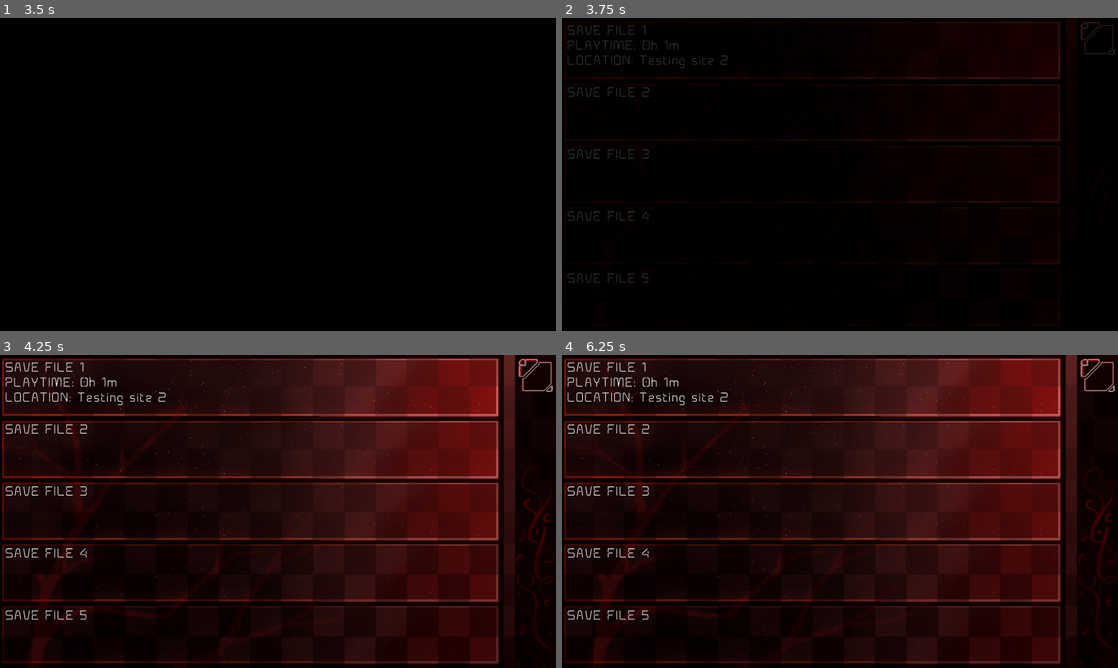
Above: before the commit, frames 1-4 (two rows, left to right).
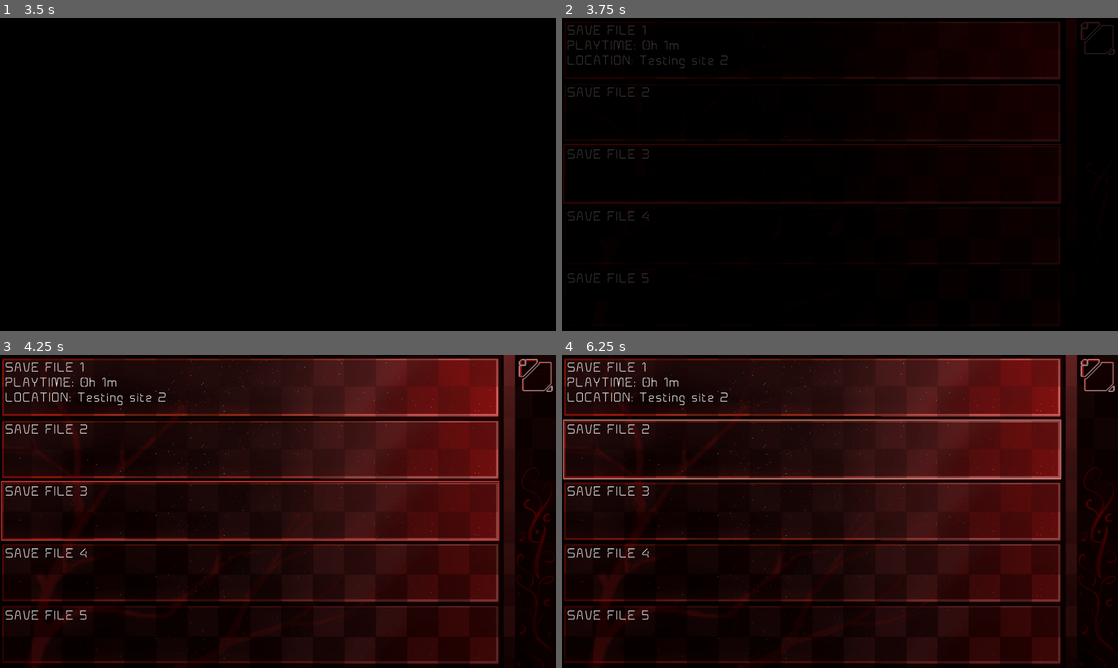
Above: after the commit, the same moments.

Repository: TomkoSK/Layers
Game: Godot game, scene res://Scenes/Settings.tscn
Two runs of this game, one before a commit and one after it. Both use one fixed random seed, a clock stepped at 60 frames per second and the inputs below. This scene is started directly instead of the project's main scene. Video files are missing from this copy of the repository; at most half a second of black plays in their place. Sound files missing from this copy of the repository are replaced by a short silence.
Inputs (mouse positions are in pixels of both pictures, inside the frame that each line leads up to):
- Up to frame 1 (3.5 s): click (72, 221) at 0.5 s; click (489, 136) at 1.25 s; click (489, 136) at 2 s; click (494, 177) at 2.75 s
- Up to frame 2 (3.75 s): click (1095, 39) at 3.5 s
- Up to frame 3 (4.25 s): no input
- Up to frame 4 (6.25 s): tap Enter (ui_accept) at 4.25, 5.1, 5.27, 5.57, 5.75 s; move the mouse to (812, 574) at 4.27 s; hold Enter (ui_accept) 4.28-5.03 s; hold Up (ui_up) 4.28-5.78 s; click (812, 574) at 4.42 s; move the mouse to (1006, 558) at 5.02 s; click (1006, 558) at 5.17 s; move the mouse to (673, 464) at 5.77 s; hold Left (ui_left) from 5.78 s (still down); hold Enter (ui_accept) from 5.78 s (still down); click (673, 464) at 5.92 s

Frame 1 is identical in both runs. In frame 2, 0.8% of the frame differs, in the area x 0-90%, y 40-60%; in frame 3, 0.9%; in frame 4, 1.1%, in the area x 0-90%, y 20-40%.

Commit message:
Improved main menu visuals (read description for detail)
Added a moving border that moves based on which save slot is hovered over,
makes the scene feel more responsive and stuff

Also added a glow fade to the buttons in the settings

Diff:
--- a/Autoloaded/SceneManager.gd
+++ b/Autoloaded/SceneManager.gd
@@ -2,6 +2,7 @@
 
 signal sceneSwitched
 
+var developing = false#MAKES ALL THE TRANSITIONS INSTANT TURN OFF WHEN UPLOADING NEW VERSION TO BE PLAYED
 var sprite : Sprite2D
 var opacity : float = 0
 var fadingAway : bool
@@ -32,6 +33,10 @@
 	get_tree().current_scene.mode = mode
 
 func changeScene(targetScene, fadeIn = 0.4, midLength = 0.4, fadeOut = 0.4):
+	if(developing):
+		fadeIn = 0.01
+		midLength = 0.01
+		fadeOut = 0.01
 	$CanvasLayer/Button.show()
 	var scene = load(targetScene).instantiate()
 	fadeLengthIn = fadeIn
--- a/Scenes/SaveSlots.tscn
+++ b/Scenes/SaveSlots.tscn
@@ -1,9 +1,10 @@
-[gd_scene load_steps=6 format=3 uid="uid://duuoxelgisixc"]
+[gd_scene load_steps=7 format=3 uid="uid://duuoxelgisixc"]
 
 [ext_resource type="Texture2D" uid="uid://c5xv85mc6apai" path="res://Textures/Save_Slots.png" id="1_8jemr"]
 [ext_resource type="Script" path="res://Scripts/SaveSlots.gd" id="1_srd57"]
 [ext_resource type="Texture2D" uid="uid://bgdbxn7jiw3u5" path="res://Textures/Save_Slots_Button.png" id="2_dpb3f"]
 [ext_resource type="FontFile" uid="uid://be224af47s08" path="res://Aunchantedxspace-ogg4.ttf" id="4_s6byu"]
+[ext_resource type="Texture2D" uid="uid://yh87bh4c7bq1" path="res://Textures/border.png" id="5_orvh1"]
 
 [sub_resource type="LabelSettings" id="LabelSettings_jpjrv"]
 font = ExtResource("4_s6byu")
@@ -102,9 +103,19 @@
 offset_right = 1721.0
 offset_bottom = 1065.0
 
+[node name="Border" type="Sprite2D" parent="."]
+self_modulate = Color(1, 0.290196, 0.290196, 0.882353)
+position = Vector2(864, 325)
+texture = ExtResource("5_orvh1")
+
 [connection signal="pressed" from="MenuButton" to="." method="_on_menu_button_pressed"]
+[connection signal="mouse_entered" from="SlotButton1" to="." method="_on_slot_button_1_mouse_entered"]
 [connection signal="pressed" from="SlotButton1" to="." method="_on_slot_button_1_pressed"]
+[connection signal="mouse_entered" from="SlotButton2" to="." method="_on_slot_button_2_mouse_entered"]
 [connection signal="pressed" from="SlotButton2" to="." method="_on_slot_button_2_pressed"]
+[connection signal="mouse_entered" from="SlotButton3" to="." method="_on_slot_button_3_mouse_entered"]
 [connection signal="pressed" from="SlotButton3" to="." method="_on_slot_button_3_pressed"]
+[connection signal="mouse_entered" from="SlotButton4" to="." method="_on_slot_button_4_mouse_entered"]
 [connection signal="pressed" from="SlotButton4" to="." method="_on_slot_button_4_pressed"]
+[connection signal="mouse_entered" from="SlotButton5" to="." method="_on_slot_button_5_mouse_entered"]
 [connection signal="pressed" from="SlotButton5" to="." method="_on_slot_button_5_pressed"]
--- a/Scenes/Settings.tscn
+++ b/Scenes/Settings.tscn
@@ -7,6 +7,8 @@
 [ext_resource type="Texture2D" uid="uid://dm0wvjqek5iex" path="res://Textures/button8.png" id="6_4ialg"]
 [ext_resource type="FontFile" uid="uid://be224af47s08" path="res://Aunchantedxspace-ogg4.ttf" id="6_04mlq"]
 [ext_resource type="Texture2D" uid="uid://b7wr5q5tkau0l" path="res://Textures/settingsBack.png" id="7_keuk3"]
+[ext_resource type="Texture2D" uid="uid://fentpbootfak" path="res://Textures/mainmenusettings.png" id="8_65112"]
+[ext_resource type="Texture2D" uid="uid://detgs3ntftqno" path="res://Textures/applysettings.png" id="9_af8pq"]
 
 [sub_resource type="LabelSettings" id="LabelSettings_73b4o"]
 font_size = 80
@@ -178,6 +180,7 @@
 texture_normal = ExtResource("6_4ialg")
 
 [node name="Label" type="Label" parent="MenuButton"]
+visible = false
 self_modulate = Color(1, 1, 1, 0.701961)
 layout_mode = 0
 offset_left = 9.0
@@ -189,6 +192,10 @@
 horizontal_alignment = 1
 vertical_alignment = 1
 
+[node name="Sprite2D" type="Sprite2D" parent="MenuButton"]
+position = Vector2(176, 51)
+texture = ExtResource("8_65112")
+
 [node name="ApplyButton" type="TextureButton" parent="."]
 offset_left = 1489.0
 offset_top = 892.0
@@ -197,6 +204,7 @@
 texture_normal = ExtResource("6_4ialg")
 
 [node name="Label" type="Label" parent="ApplyButton"]
+visible = false
 self_modulate = Color(1, 1, 1, 0.701961)
 layout_mode = 0
 offset_left = 9.0
@@ -208,6 +216,10 @@
 horizontal_alignment = 1
 vertical_alignment = 1
 
+[node name="Sprite2D" type="Sprite2D" parent="ApplyButton"]
+position = Vector2(176, 53)
+texture = ExtResource("9_af8pq")
+
 [connection signal="item_selected" from="VBoxContainer/WindowMode/OptionButton" to="." method="_on_window_mode_changed"]
 [connection signal="value_changed" from="VBoxContainer/MusicContainer/HSlider" to="." method="_on_music_slider_changed"]
 [connection signal="value_changed" from="VBoxContainer/VolumeContainer/HSlider" to="." method="_on_volume_slider_changed"]
@@ -215,5 +227,9 @@
 [connection signal="mouse_entered" from="BackButton" to="." method="_on_back_button_mouse_entered"]
 [connection signal="mouse_exited" from="BackButton" to="." method="_on_back_button_mouse_exited"]
 [connection signal="pressed" from="BackButton" to="." method="_on_back_button_pressed"]
+[connection signal="mouse_entered" from="MenuButton" to="." method="_on_menu_button_mouse_entered"]
+[connection signal="mouse_exited" from="MenuButton" to="." method="_on_menu_button_mouse_exited"]
 [connection signal="pressed" from="MenuButton" to="." method="_on_menu_button_pressed"]
+[connection signal="mouse_entered" from="ApplyButton" to="." method="_on_apply_button_mouse_entered"]
+[connection signal="mouse_exited" from="ApplyButton" to="." method="_on_apply_button_mouse_exited"]
 [connection signal="pressed" from="ApplyButton" to="." method="_on_apply_button_pressed"]
--- a/Scripts/MainMenu.gd
+++ b/Scripts/MainMenu.gd
@@ -119,7 +119,6 @@
 
 		for key in numberedDict:#When you select a button, the opacity is increased, thats done here (its done smoothly)
 			if(key == currentArrowIndex):
-				print(numberedDict[key].scale.x, " ", scaleDict[key])
 				numberedDict[key].self_modulate.a += 0.65 * delta
 				numberedDict[key].scale += scaleDict[key]*0.19*delta
 			else:
--- a/Scripts/SaveSlots.gd
+++ b/Scripts/SaveSlots.gd
@@ -1,4 +1,10 @@
 extends Node2D
+
+var borderLocation = Vector2(864, 112+213*2)#Current location of the border
+
+var normal = 74#Parameters for the flashing of the border when a save slot is clicked
+var flashed = 225
+var flashSpeed = 12.0
 
 var mode : String#the mode in which the scene is operating, if it was reached by clicking the new game button, clicking on an empty
 #slot will result in a new game, but if you click on an empty slot after getting to the scene by clicking continue, clicking on an
@@ -33,21 +39,48 @@
 	UIButtons.set_visibility("ui", false)
 
 func _on_slot_button_1_pressed():
+	borderLocation.y = 112
+	$SlotButton1.release_focus()#the button grabbing the focus when clicked messes up the keyboard controls
 	on_slot_clicked(1)
 
 func _on_slot_button_2_pressed():
+	borderLocation.y = 112+213*1
+	$SlotButton2.release_focus()
 	on_slot_clicked(2)
 
 func _on_slot_button_3_pressed():
+	print("sad")
+	borderLocation.y = 112+213*2
+	$SlotButton3.release_focus()
 	on_slot_clicked(3)
 
 func _on_slot_button_4_pressed():
+	borderLocation.y = 112+213*3
+	$SlotButton4.release_focus()
 	on_slot_clicked(4)
 
 func _on_slot_button_5_pressed():
+	borderLocation.y = 112+213*4
+	$SlotButton5.release_focus()
 	on_slot_clicked(5)
 
+func _on_slot_button_1_mouse_entered():
+	borderLocation.y = 112
+
+func _on_slot_button_2_mouse_entered():
+	borderLocation.y = 112+213
+
+func _on_slot_button_3_mouse_entered():
+	borderLocation.y = 112+213*2
+
+func _on_slot_button_4_mouse_entered():
+	borderLocation.y = 112+213*3
+
+func _on_slot_button_5_mouse_entered():
+	borderLocation.y = 112+213*4
+
 func on_slot_clicked(slot_number : int):
+	print(slot_number)
 	var file = FileManager.load_save_file(slot_number)
 	if(mode == "continue"):
 		if(file.playtime > 0):
@@ -59,6 +92,7 @@
 			FileManager.set_active_save_file(slot_number)
 			SceneManager.changeScene("res://Scenes/PrologueScene.tscn", 1, 0.8, 1)
 			MenuMusicPlayer.fadeOut(1)
+	flash()
 
 func format_playtime(seconds : int):
 	var string = "%sh %sm"#Just a gdscript format string
@@ -67,3 +101,27 @@
 
 func _on_menu_button_pressed():
 	SceneManager.changeScene("res://Scenes/MainMenu.tscn")
+
+func _input(event):
+	if(event.is_action_pressed("ui_down")):#moves the border using keyboard controls
+		borderLocation.y += 213
+		borderLocation.y = clamp(borderLocation.y, 112, 112+213*4)#makes sure the border isn't offscreen
+	if(event.is_action_pressed("ui_up")):
+		borderLocation.y -= 213
+		borderLocation.y = clamp(borderLocation.y, 112, 112+213*4)
+	if(event.is_action_pressed("ui_accept")):
+		on_slot_clicked((borderLocation.y-112)/213+1)#Clicks the slot that the border is currently on
+
+func _process(delta):
+	var speed = 12*delta*$Border.position.distance_to(borderLocation)
+	$Border.position = $Border.position.move_toward(borderLocation, speed)
+
+func flash():#flashes the border to white and back, called when a save slot is clicked
+	for i in range(abs(normal-flashed)/flashSpeed):
+		$Border.self_modulate.g += flashSpeed/255
+		$Border.self_modulate.b += flashSpeed/255
+		await get_tree().create_timer(0.005).timeout
+	for i in range(abs(normal-flashed)/flashSpeed):
+		$Border.self_modulate.g -= flashSpeed/255
+		$Border.self_modulate.b -= flashSpeed/255
+		await get_tree().create_timer(0.005).timeout
--- a/Scripts/Settings.gd
+++ b/Scripts/Settings.gd
@@ -52,17 +52,22 @@
 func _on_back_button_mouse_exited():
 	hoveredDict[$BackButton] = false
 
+func _on_menu_button_mouse_entered():
+	hoveredDict[$MenuButton] = true
+
+func _on_menu_button_mouse_exited():
+	hoveredDict[$MenuButton] = false
+
+func _on_apply_button_mouse_entered():
+	hoveredDict[$ApplyButton] = true
+
+func _on_apply_button_mouse_exited():
+	hoveredDict[$ApplyButton] = false
+
 func _process(delta):
 	for key in hoveredDict:
 		if(hoveredDict[key] == true):
-			key.modulate.a += 1.2*delta
-			key.scale += Vector2(0.3*delta, 0.3*delta)
+			key.modulate.a += 2.1*delta
 		else:
-			key.modulate.a -= 1.2*delta
-			key.scale -= Vector2(6*delta, 6*delta)
+			key.modulate.a -= 2.1*delta
 		key.modulate.a = clamp(key.modulate.a, 0.55, 0.9)
-		key.scale = clamp(key.scale, Vector2(1,1), Vector2(2,2))
-		if(key == $BackButton):
-			var posMinus = ((key.scale.x-1)*80)
-			key.position = Vector2(80-posMinus, 80-posMinus)
-			print(key.position.x)
Not shown: 1 places in Scenes/Settings.tscn that only renumber resources
Binary file added: Textures/applysettings.png
Not shown, added: Textures/applysettings.png.import
Binary file added: Textures/border.png
Not shown, added: Textures/border.png.import
Binary file added: Textures/mainmenusettings.png
Not shown, added: Textures/mainmenusettings.png.import
